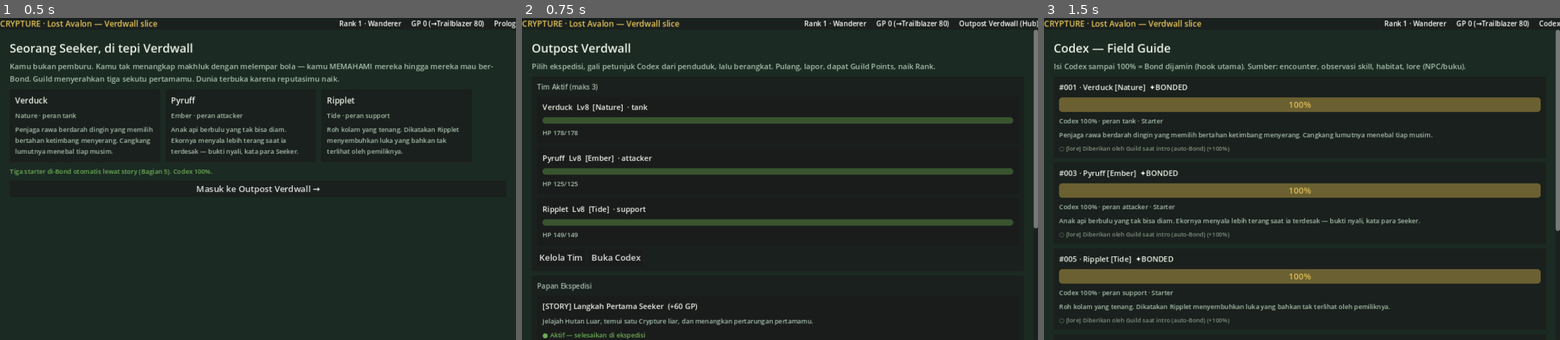
Above: before the commit, frames 1-3 (left to right).
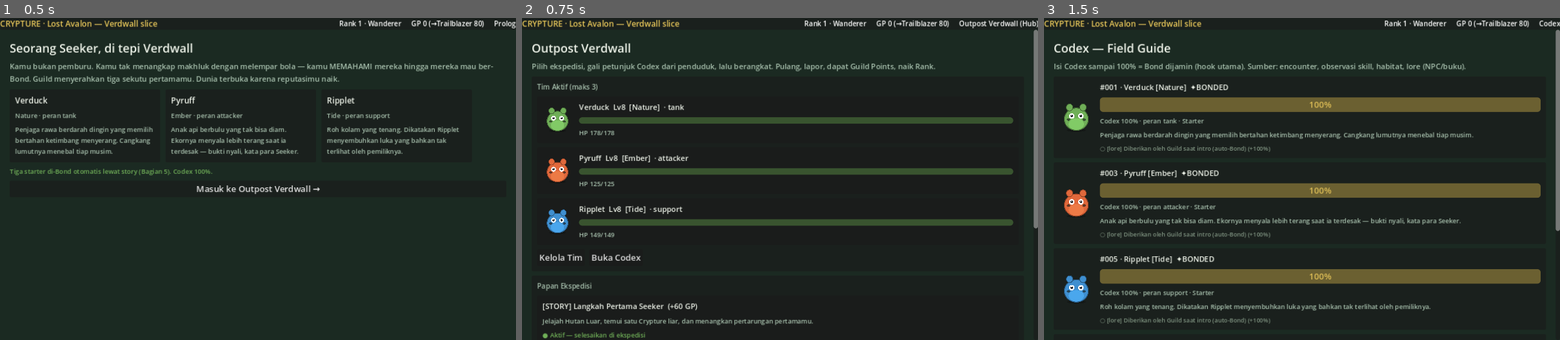
Above: after the commit, the same moments.

Repository: Yuukong-JP/crypture-la
Game: Godot game, scene res://scenes/Main.tscn
The game is run twice, just before and just after one commit, with the same random seed, the same clock (stepped at 60 frames per second) and the same inputs.
Inputs:
- Up to frame 1 (0.5 s): no input
- Up to frame 2 (0.75 s): click "Masuk ke Outpost Verdwall →" at 0.5 s
- Up to frame 3 (1.5 s): click "Buka Codex" at 1.25 s

Frame 1 is identical in both runs. In frame 2, 2.2% of the frame differs, in the area x 3-33%, y 26-69%; in frame 3, 7.0%, in the area x 2-84%, y 20-95%.

Commit message:
Add sprite pipeline + placeholder creature art
- GameData.sprite_for(): muat texture per Crypture (sprite_paths -> konvensi assets/crypture/<nama>.png), fallback kotak warna-tipe
- Tampilkan sprite di battle (lawan + party), peta (ZoneView), Kelola Tim, Codex
- tools/gen_placeholder_sprites.py: bikin placeholder sementara (badan+mata, warna tipe)
- assets/crypture/*.png: 9 placeholder; ganti art asli cukup timpa file bernama sama
- Terverifikasi: import + render screenshot (battle/peta) menampilkan sprite

Co-Authored-By: Claude Opus 4.8 <noreply@anthropic.com>
Claude-Session: https://claude.ai/code/session_01RVTUc4vSfwXfvPvpDGnQhS

Diff:
--- a/godot/project.godot
+++ b/godot/project.godot
@@ -1,5 +1,10 @@
 ; Engine configuration file.
-; Crypture: Lost Avalon — Vertical Slice (Verdwall). Godot 4.x
+; It's best edited using the editor UI and not directly,
+; since the parameters that go here are not all obvious.
+;
+; Format:
+;   [section] ; section goes between []
+;   param=value ; assign values to parameters
 
 config_version=5
 
@@ -16,9 +21,8 @@
 
 [debug]
 
+gdscript/warnings/inference_on_variant=0
 gdscript/warnings/treat_warnings_as_errors=false
-gdscript/warnings/inference_on_variant=0
-gdscript/warnings/untyped_declaration=0
 
 [display]
 
--- a/godot/scenes/Main.gd
+++ b/godot/scenes/Main.gd
@@ -209,7 +209,23 @@
 	v.add_child(_button("Kembali", show_hub))
 	_set_body(v)
 
-func _unit_row(inst: Dictionary, show_hp := true) -> Control:
+# Node sprite untuk sebuah Crypture; fallback kotak warna-tipe bila belum ada art.
+func _sprite_node(cid: String, px: int) -> Control:
+	var tex: Texture2D = Core.db.sprite_for(cid)
+	if tex != null:
+		var tr := TextureRect.new()
+		tr.texture = tex
+		tr.custom_minimum_size = Vector2(px, px)
+		tr.expand_mode = TextureRect.EXPAND_IGNORE_SIZE
+		tr.stretch_mode = TextureRect.STRETCH_KEEP_ASPECT_CENTERED
+		return tr
+	var sp: Dictionary = Core.db.species[cid]
+	var cr := ColorRect.new()
+	cr.color = Color(Core.db.colors.get(sp["types"][0], "#999999"))
+	cr.custom_minimum_size = Vector2(px, px)
+	return cr
+
+func _unit_row(inst: Dictionary, show_hp := true, extra_button: Control = null) -> Control:
 	var c := _screen()
 	var frac: float = float(inst["hp"]) / float(inst["max_hp"])
 	c.add_child(_label("%s  Lv%d  [%s]  · %s" % [inst["name"], inst["level"], ", ".join(inst["types"]), inst["role"]], 14, Color("#eef3e9")))
@@ -223,7 +239,16 @@
 	if show_hp:
 		var st := "  · 🔥" if inst["status"] == "burn" else ""
 		c.add_child(_label("HP %d/%d%s" % [max(0, int(inst["hp"])), inst["max_hp"], st], 12, Color("#a7c0ad")))
-	return _panel(c)
+	if extra_button != null:
+		c.add_child(extra_button)
+	var hb := HBoxContainer.new()
+	hb.add_theme_constant_override("separation", 12)
+	var spr := _sprite_node(inst["cid"], 56)
+	spr.size_flags_vertical = Control.SIZE_SHRINK_CENTER
+	hb.add_child(spr)
+	c.size_flags_horizontal = Control.SIZE_EXPAND_FILL
+	hb.add_child(c)
+	return _panel(hb)
 
 # ---------- TEAM ----------
 func show_team() -> void:
@@ -238,19 +263,15 @@
 	v.add_child(_label("Tim Aktif", 13, Color("#a7c0ad")))
 	for i in range(st.party.size()):
 		var p = st.party[i]
-		var row := _unit_row(p)
 		var btn := _button("Cadangkan", _on_bench.bind(i))
 		btn.disabled = st.party.size() <= 1
-		(row.get_child(0) as MarginContainer).get_child(0).add_child(btn)
-		v.add_child(row)
+		v.add_child(_unit_row(p, true, btn))
 	v.add_child(_label("Koleksi (ter-Bond)", 13, Color("#a7c0ad")))
 	for inst in Core.codex.bonded:
 		var in_party: bool = st.party.has(inst)
-		var row := _unit_row(inst)
 		var btn := _button("Di tim" if in_party else "Masukkan tim", _on_enlist.bind(inst))
 		btn.disabled = in_party or st.party.size() >= 3
-		(row.get_child(0) as MarginContainer).get_child(0).add_child(btn)
-		v.add_child(row)
+		v.add_child(_unit_row(inst, true, btn))
 	v.add_child(_button("← Kembali ke Hub", show_hub))
 	_set_body(v)
 
@@ -299,7 +320,14 @@
 			var mark := "✔" if used.has(s["detail"]) else "○"
 			var col := Color("#6fae57") if used.has(s["detail"]) else Color("#7d917f")
 			c.add_child(_label("%s [%s] %s (+%d%%)" % [mark, s["source_type"], s["detail"], int(s["codex_gain"])], 11, col))
-		v.add_child(_panel(c))
+		var chb := HBoxContainer.new()
+		chb.add_theme_constant_override("separation", 12)
+		var cspr := _sprite_node(cid, 64)
+		cspr.size_flags_vertical = Control.SIZE_SHRINK_CENTER
+		chb.add_child(cspr)
+		c.size_flags_horizontal = Control.SIZE_EXPAND_FILL
+		chb.add_child(c)
+		v.add_child(_panel(chb))
 	v.add_child(_button("← Kembali", show_hub))
 	_set_body(v)
 
@@ -369,7 +397,14 @@
 		cond += "  ·  Codex %d%% → Bond %d%%" % [Core.codex.get_pct(enemy["cid"]), Core.codex.bond_rate(enemy["cid"])]
 	ec.add_child(_label(cond, 12, Color("#a7c0ad")))
 	ec.add_child(_label(enemy["species"]["dex_entry"], 12, Color("#7d917f")))
-	v.add_child(_panel(ec))
+	var ehb := HBoxContainer.new()
+	ehb.add_theme_constant_override("separation", 14)
+	var espr := _sprite_node(enemy["cid"], 112)
+	espr.size_flags_vertical = Control.SIZE_SHRINK_CENTER
+	ehb.add_child(espr)
+	ec.size_flags_horizontal = Control.SIZE_EXPAND_FILL
+	ehb.add_child(ec)
+	v.add_child(_panel(ehb))
 
 	# Tim
 	v.add_child(_label("Tim Seeker", 13, Color("#a7c0ad")))
--- a/godot/scenes/ZoneView.gd
+++ b/godot/scenes/ZoneView.gd
@@ -104,15 +104,20 @@
 		if lp["used"]:
 			continue
 		draw_circle(Vector2(int(lp["x"]) * TILE + TILE / 2, int(lp["y"]) * TILE + TILE / 2), 7, Color("#e7c659"))
-	# creatures
+	# creatures (sprite bila ada, jika tidak lingkaran berhuruf)
 	for c in creatures:
 		if not c["alive"]:
 			continue
 		var sp: Dictionary = db.species[c["cid"]]
-		var col := Color(db.colors.get(sp["types"][0], "#999999"))
 		var center := Vector2(int(c["x"]) * TILE + TILE / 2, int(c["y"]) * TILE + TILE / 2)
-		draw_circle(center, 15, col)
-		draw_string(font, center + Vector2(-6, 6), String(sp["name"]).substr(0, 1), HORIZONTAL_ALIGNMENT_LEFT, -1, 16, Color("#11201a"))
+		var tex: Texture2D = db.sprite_for(c["cid"])
+		if tex != null:
+			var s := float(TILE) + 10.0
+			draw_texture_rect(tex, Rect2(center.x - s / 2, center.y - s / 2 - 4, s, s), false)
+		else:
+			var col := Color(db.colors.get(sp["types"][0], "#999999"))
+			draw_circle(center, 15, col)
+			draw_string(font, center + Vector2(-6, 6), String(sp["name"]).substr(0, 1), HORIZONTAL_ALIGNMENT_LEFT, -1, 16, Color("#11201a"))
 	# pemain
 	draw_circle(Vector2(player["x"] * TILE + TILE / 2, player["y"] * TILE + TILE / 2), 12, Color("#eef3e9"))
 	draw_string(font, Vector2(player["x"] * TILE + TILE / 2 - 6, player["y"] * TILE + TILE / 2 + 6), "S", HORIZONTAL_ALIGNMENT_LEFT, -1, 16, Color("#11201a"))
--- a/godot/scripts/GameData.gd
+++ b/godot/scripts/GameData.gd
@@ -11,9 +11,28 @@
 var world := {}
 
 var _uid := 0
+var _sprite_cache := {}
 
 func _init() -> void:
 	load_all()
+
+# Texture sprite untuk sebuah Crypture, atau null bila belum ada art.
+# Prioritas: sprite_paths.front di data -> konvensi res://assets/crypture/<nama lowercase>.png
+func sprite_for(cid: String) -> Texture2D:
+	if _sprite_cache.has(cid):
+		return _sprite_cache[cid]
+	var sp: Dictionary = species[cid]
+	var path := ""
+	var sps: Variant = sp.get("sprite_paths", {})
+	if typeof(sps) == TYPE_DICTIONARY and String(sps.get("front", "")) != "":
+		path = String(sps["front"])
+	if path == "":
+		path = "res://assets/crypture/%s.png" % String(sp["name"]).to_lower()
+	var tex: Texture2D = null
+	if ResourceLoader.exists(path):
+		tex = load(path)
+	_sprite_cache[cid] = tex
+	return tex
 
 func _read_json(path: String) -> Variant:
 	var f := FileAccess.open(path, FileAccess.READ)
Binary file added: godot/assets/crypture/brookling.png
Binary file added: godot/assets/crypture/cappin.png
Binary file added: godot/assets/crypture/eldergrove.png
Binary file added: godot/assets/crypture/glimmoth.png
Binary file added: godot/assets/crypture/gustling.png
Binary file added: godot/assets/crypture/pebblion.png
Binary file added: godot/assets/crypture/pyruff.png
Binary file added: godot/assets/crypture/ripplet.png
Binary file added: godot/assets/crypture/verduck.png
Not shown, added: tools/gen_placeholder_sprites.py
